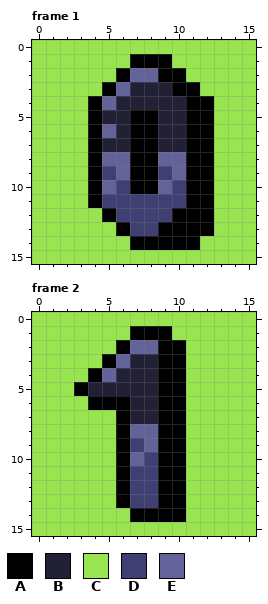
One commit to this pixel-art file: graphics/numbers.aseprite. The first picture shows the starting point.
16x16 pixels, 10 frames. Shown: frame 1, frame 2. The commit also changed other frames, which this record leaves out.
Visible layers, top first: "Layer 3", "Layer 4", "Layer 2".
Palette (. is transparent): A #000000  B #222034  C #99e550  D #3f3f74  E #636399
Pixels before, frame 1, first column x 0:
 0 CCCCCCCCCCCCCCCC
 1 CCCCCCCAAACCCCCC
 2 CCCCCCAEEAACCCCC
 3 CCCCCAEBBBAACCCC
 4 CCCCAEBBBBBAACCC
 5 CCCCABBAABBAACCC
 6 CCCCAEBAABBAACCC
 7 CCCCABBAABBAACCC
 8 CCCCAEEAAEEAACCC
 9 CCCCADEAADEAACCC
10 CCCCAEDAAEDAACCC
11 CCCCADDDDDDAACCC
12 CCCCCADDDDAAACCC
13 CCCCCCADDAAAACCC
14 CCCCCCCAAAAACCCC
15 CCCCCCCCCCCCCCCC
Pixels before, frame 2, first column x 0:
 0 CCCCCCCCCCCCCCCC
 1 CCCCCCCAAACCCCCC
 2 CCCCCCAEEAACCCCC
 3 CCCCCAEBBAACCCCC
 4 CCCCAEBBBAACCCCC
 5 CCCABBBBBAACCCCC
 6 CCCCAAABBAACCCCC
 7 CCCCCCABBAACCCCC
 8 CCCCCCAEEAACCCCC
 9 CCCCCCADEAACCCCC
10 CCCCCCAEDAACCCCC
11 CCCCCCADDAACCCCC
12 CCCCCCADDAACCCCC
13 CCCCCCADDAACCCCC
14 CCCCCCCAAAACCCCC
15 CCCCCCCCCCCCCCCC
Now the later version:
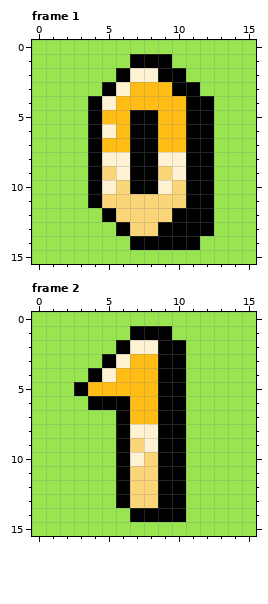
From old to new:
colour B: #222034 -> #ffbd16
colour D: #3f3f74 -> #fbd678
colour E: #636399 -> #fff2d3
Where, in picture pixels (left, top, right, bottom), the same in both pictures:
changed: (102, 68, 186, 236)
changed: (88, 340, 158, 508)
